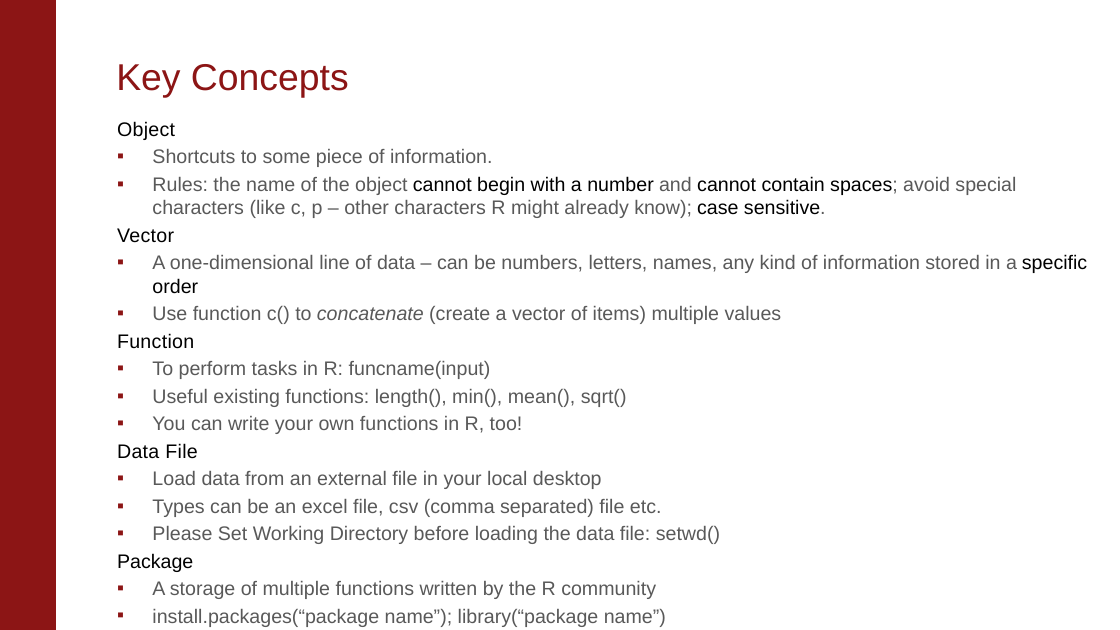
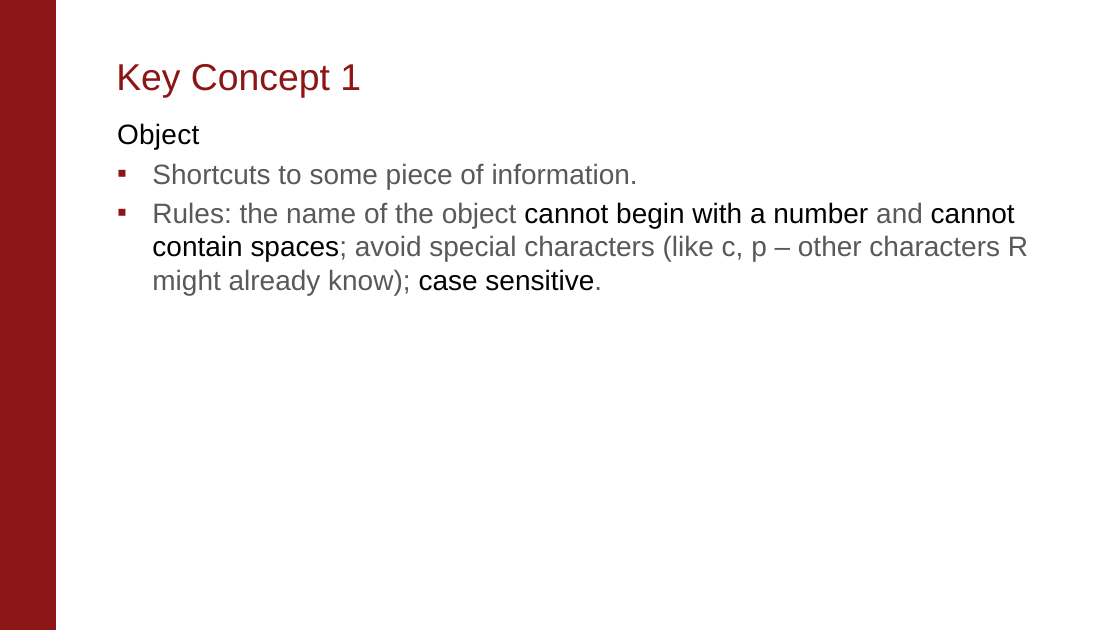
Before and after one commit to kaipingchen/com106-206-TA, a slide deck: slide 7 of KaipingAdina's Section Material/Intro Section/IntroSection.pptx (slide 6 before the commit). Drawn at 1120x630 pixels with LibreOffice and Linux fonts; fonts in the diff are those of the drawing; background and template pictures are left out. Boxes give left, top, right and bottom in pixels: in the first picture for what was removed or moved away, otherwise in the second. Text is boxed around its words. In the diff, an @@ line names an element or a change of style, - is before the commit and + after.

Commit message:
update the R script and PPT!
Dear Adina, I included the exercises in the PPT and delete some
contents. I also updated the R script! Please edit! Thanks!

```diff
--- a/KaipingAdina's Section Material/Intro Section/IntroSection.pptx
+++ b/KaipingAdina's Section Material/Intro Section/IntroSection.pptx
@@ title at (116, 64, 361, 98): text changed @@
-Key Concepts
+Key Concept 1
@@ text "Object" at (117, 123, 1028, 295): size 12.6 to 18 pt; more space between paragraphs @@
@@ text at (117, 228, 1087, 599): paragraphs removed @@
-Vector
-  ▪ A one-dimensional line of data – can be numbers, letters, names, any kind of information stored in a specific order
-  ▪ Use function c() to concatenate (create a vector of items) multiple values
-Function
-  ▪ To perform tasks in R: funcname(input)
-  ▪ Useful existing functions: length(), min(), mean(), sqrt()
-  ▪ You can write your own functions in R, too!
-Data File
-  ▪ Load data from an external file in your local desktop
-  ▪ Types can be an excel file, csv (comma separated) file etc.
-  ▪ Please Set Working Directory before loading the data file: setwd()
-  Package
-  ▪ A storage of multiple functions written by the R community
-  ▪ install.packages(“package name”); library(“package name”)
```
Also in this commit, not shown: 3 other slides changed, 6 slides added, 2 other files.
